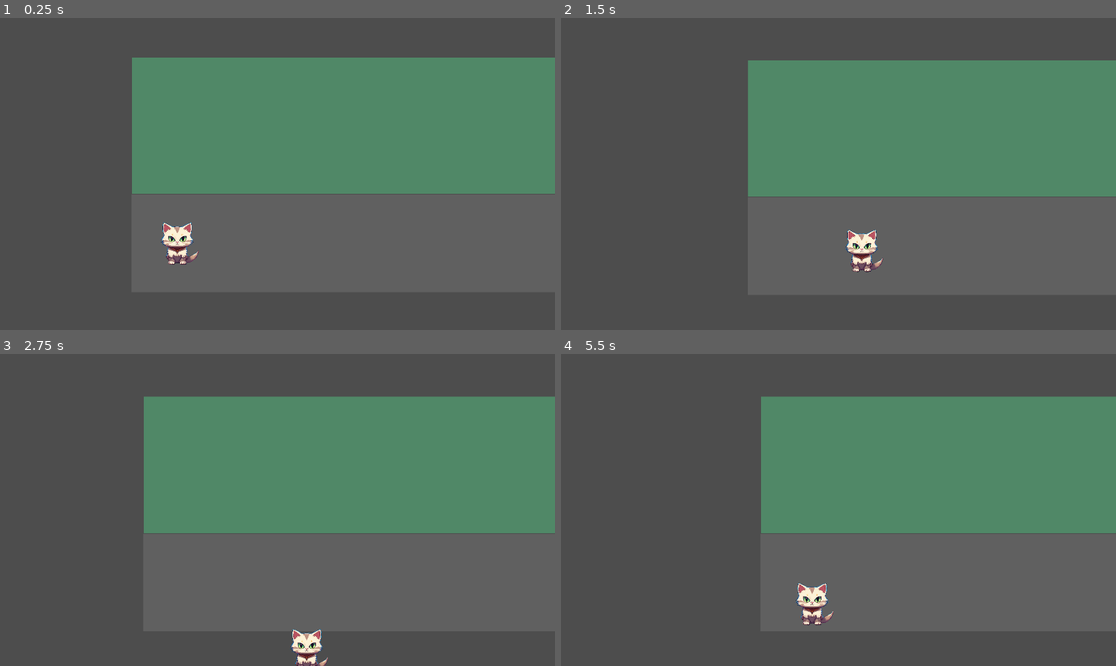
Above: before the commit, frames 1-4 (two rows, left to right).
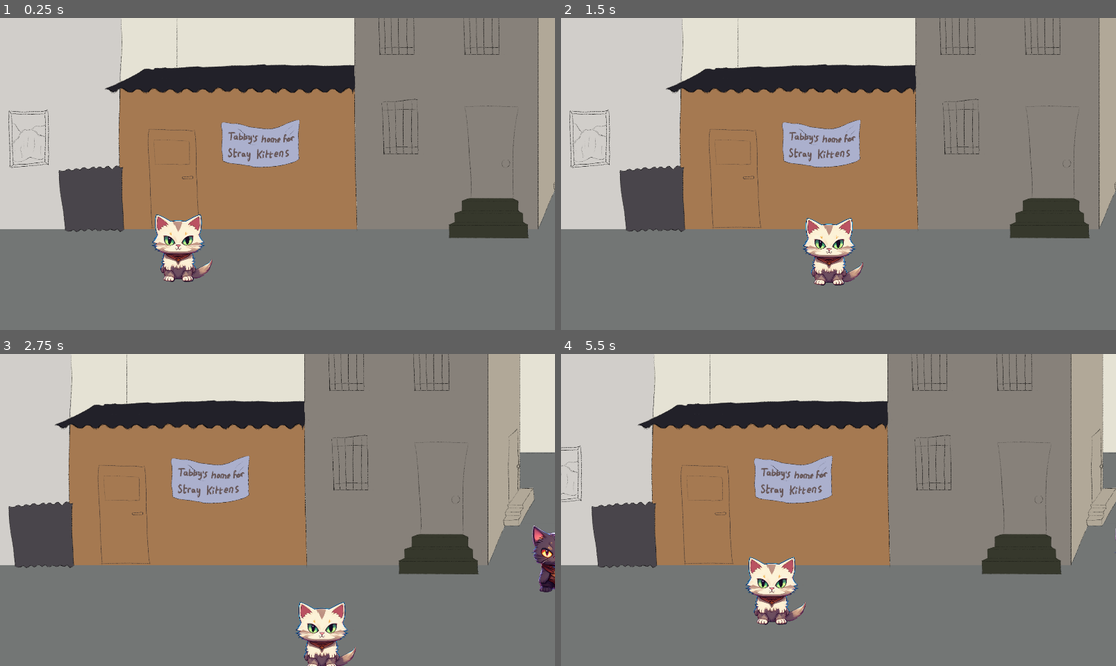
Above: after the commit, the same moments.

Repository: NILBOGtheSavior/meowgic_kingdom
Game: Godot game, scene res://scenes/dungeons/tutorial.tscn
Two runs of this game, one before a commit and one after it. Both use one fixed random seed, a clock stepped at 60 frames per second and the inputs below.
Inputs:
- Up to frame 1 (0.25 s): no input
- Up to frame 2 (1.5 s): hold D (move_right) 0.53-1.28 s; hold S (move_down) from 1.28 s (still down)
- Up to frame 3 (2.75 s): release S (move_down) at 2.03 s; hold D (move_right) from 2.03 s (still down)
- Up to frame 4 (5.5 s): release D (move_right) at 2.78 s; hold W (move_up) 2.78-3.53 s; hold A (move_left) 3.53-5.03 s; hold S (move_down) from 5.03 s (still down)

The runs differ from the first frame. In frame 1, 84% of the frame differs, in the area x 0-100%, y 0-100%; in frame 2, 86%; in frame 3, 82%; in frame 4, 85%.

Commit message:
Slums environment initialized

Diff:
--- a/scenes/camera.tscn
+++ b/scenes/camera.tscn
@@ -6,5 +6,18 @@
 script = ExtResource("1_cvpoc")
 
 [node name="Camera2D" type="Camera2D" parent="."]
-zoom = Vector2(1.25, 1.25)
 limit_smoothed = true
+
+[node name="Player" type="Marker2D" parent="Camera2D"]
+position = Vector2(-613, 295)
+
+[node name="EnemyMarkers" type="Node2D" parent="Camera2D"]
+
+[node name="Enemy1" type="Marker2D" parent="Camera2D/EnemyMarkers"]
+position = Vector2(548, 336)
+
+[node name="Enemy2" type="Marker2D" parent="Camera2D/EnemyMarkers"]
+position = Vector2(728, 415)
+
+[node name="Enemy3" type="Marker2D" parent="Camera2D/EnemyMarkers"]
+position = Vector2(398, 277)
--- a/scenes/characters/assasin_cat.tscn
+++ b/scenes/characters/assasin_cat.tscn
@@ -1,5 +1,6 @@
-[gd_scene load_steps=3 format=3 uid="uid://hpe65axji7dt"]
+[gd_scene load_steps=5 format=3 uid="uid://hpe65axji7dt"]
 
+[ext_resource type="Script" uid="uid://cpmgb2rkac0ht" path="res://scripts/characters/assassin.gd" id="1_52jmv"]
 [ext_resource type="Texture2D" uid="uid://dma8soeyqrxje" path="res://assets/enemy_cat_template.png" id="1_wy6pf"]
 
 [sub_resource type="SpriteFrames" id="SpriteFrames_5402j"]
@@ -13,8 +14,18 @@
 "speed": 5.0
 }]
 
-[node name="AssasinCat" type="Node2D"]
+[sub_resource type="CapsuleShape2D" id="CapsuleShape2D_wy6pf"]
+radius = 94.0
+height = 240.0
+
+[node name="AssasinCat" type="CharacterBody2D"]
+script = ExtResource("1_52jmv")
 
 [node name="AnimatedSprite2D" type="AnimatedSprite2D" parent="."]
-scale = Vector2(0.25, 0.25)
+scale = Vector2(0.5, 0.5)
 sprite_frames = SubResource("SpriteFrames_5402j")
+
+[node name="CollisionShape2D" type="CollisionShape2D" parent="."]
+position = Vector2(-6, 47)
+scale = Vector2(0.5, 0.5)
+shape = SubResource("CapsuleShape2D_wy6pf")
--- a/scenes/characters/hero_cat.tscn
+++ b/scenes/characters/hero_cat.tscn
@@ -1,6 +1,6 @@
 [gd_scene load_steps=5 format=3 uid="uid://cckm72f74danp"]
 
-[ext_resource type="Script" uid="uid://cnahdk7jftg1p" path="res://scripts/character_movement.gd" id="1_46lf5"]
+[ext_resource type="Script" uid="uid://cnahdk7jftg1p" path="res://scripts/player_movement.gd" id="1_46lf5"]
 [ext_resource type="Texture2D" uid="uid://xskjwusnoky3" path="res://assets/hero_cat_template.png" id="1_bl6x5"]
 
 [sub_resource type="SpriteFrames" id="SpriteFrames_gk08j"]
@@ -15,16 +15,18 @@
 }]
 
 [sub_resource type="CapsuleShape2D" id="CapsuleShape2D_46lf5"]
-radius = 37.0
-height = 102.0
+radius = 53.0
+height = 132.0
 
 [node name="HeroCat" type="CharacterBody2D"]
 script = ExtResource("1_46lf5")
+max_speed = 500.0
 
 [node name="AnimatedSprite2D" type="AnimatedSprite2D" parent="."]
 position = Vector2(2, -4)
-scale = Vector2(0.25, 0.25)
+scale = Vector2(0.5, 0.5)
 sprite_frames = SubResource("SpriteFrames_gk08j")
 
 [node name="CollisionShape2D" type="CollisionShape2D" parent="."]
+position = Vector2(-2, 39)
 shape = SubResource("CapsuleShape2D_46lf5")
--- a/scenes/dungeons/tutorial.tscn
+++ b/scenes/dungeons/tutorial.tscn
@@ -2,51 +2,57 @@
 
 [ext_resource type="Script" uid="uid://b8a0vjd21u5x0" path="res://scripts/tutorial.gd" id="1_3nl3d"]
 [ext_resource type="PackedScene" uid="uid://cckm72f74danp" path="res://scenes/characters/hero_cat.tscn" id="1_qr36t"]
-[ext_resource type="PackedScene" uid="uid://bww7kvub3xrl2" path="res://scenes/dungeons/base_room.tscn" id="2_hni1e"]
 [ext_resource type="PackedScene" uid="uid://dl88qqi5kl3yi" path="res://scenes/camera.tscn" id="2_sfly1"]
-
-[sub_resource type="TileSetScenesCollectionSource" id="TileSetScenesCollectionSource_hni1e"]
-scenes/1/scene = ExtResource("2_hni1e")
-
-[sub_resource type="TileSet" id="TileSet_of2fq"]
-sources/0 = SubResource("TileSetScenesCollectionSource_hni1e")
+[ext_resource type="Texture2D" uid="uid://bfikxsek46osj" path="res://assets/backgrounds/slums.png" id="4_hni1e"]
 
 [sub_resource type="RectangleShape2D" id="RectangleShape2D_hni1e"]
-size = Vector2(3293, 371)
+size = Vector2(1863, 734)
+
+[sub_resource type="RectangleShape2D" id="RectangleShape2D_of2fq"]
+size = Vector2(1526, 748.5)
+
+[sub_resource type="RectangleShape2D" id="RectangleShape2D_xn2j3"]
+size = Vector2(3838, 205)
 
 [node name="tutorial_dungeon" type="Node2D"]
 script = ExtResource("1_3nl3d")
 
-[node name="TileMapLayer" type="TileMapLayer" parent="."]
-tile_map_data = PackedByteArray(0, 0, 35, 0, 19, 0, 0, 0, 0, 0, 0, 0, 1, 0, 102, 0, 19, 0, 0, 0, 0, 0, 0, 0, 1, 0, 169, 0, 19, 0, 0, 0, 0, 0, 0, 0, 1, 0)
-tile_set = SubResource("TileSet_of2fq")
+[node name="Walls" type="StaticBody2D" parent="."]
+visible = false
 
-[node name="Area2D" type="Area2D" parent="TileMapLayer"]
+[node name="CollisionShape2D" type="CollisionShape2D" parent="Walls"]
+position = Vector2(930.5, 368)
+shape = SubResource("RectangleShape2D_hni1e")
 
-[node name="CollisionShape2D" type="CollisionShape2D" parent="TileMapLayer/Area2D"]
-position = Vector2(1642.5, 177.5)
-shape = SubResource("RectangleShape2D_hni1e")
+[node name="CollisionShape2D2" type="CollisionShape2D" parent="Walls"]
+position = Vector2(3071, 355.25)
+shape = SubResource("RectangleShape2D_of2fq")
+
+[node name="CollisionShape2D3" type="CollisionShape2D" parent="Walls"]
+position = Vector2(1919, 1184.5)
+shape = SubResource("RectangleShape2D_xn2j3")
+
+[node name="TextureRect" type="TextureRect" parent="."]
+offset_right = 3840.0
+offset_bottom = 1080.0
+texture = ExtResource("4_hni1e")
 
 [node name="Entities" type="Node2D" parent="."]
 position = Vector2(120, 504)
-metadata/_edit_group_ = true
-
-[node name="HeroCat" parent="Entities" instance=ExtResource("1_qr36t")]
 
 [node name="EnemySpawnPoints" type="Node2D" parent="Entities"]
 
-[node name="Marker2D" type="Marker2D" parent="Entities/EnemySpawnPoints"]
+[node name="Marker2D2" type="Marker2D" parent="Entities/EnemySpawnPoints"]
+position = Vector2(1981, 202)
+
+[node name="Marker2D3" type="Marker2D" parent="Entities/EnemySpawnPoints"]
+position = Vector2(3425, 314)
+
+[node name="HeroCat" parent="Entities" instance=ExtResource("1_qr36t")]
+position = Vector2(-298, -661)
+
+[node name="HeroSpawn" type="Marker2D" parent="Entities"]
+position = Vector2(499, 294)
 
 [node name="Camera" parent="." instance=ExtResource("2_sfly1")]
 position = Vector2(581, 314)
-
-[node name="Marker2D" type="Marker2D" parent="."]
-position = Vector2(225, 477)
-
-[node name="EnemySpawnPoints" type="Node2D" parent="."]
-
-[node name="Marker2D2" type="Marker2D" parent="EnemySpawnPoints"]
-position = Vector2(1696, 487)
-
-[node name="Marker2D3" type="Marker2D" parent="EnemySpawnPoints"]
-position = Vector2(2966, 501)
--- a/scripts/camera_movement.gd
+++ b/scripts/camera_movement.gd
@@ -5,9 +5,12 @@
 
 @export var camera_smoothing = 2
 
+func _ready():
+	global_position = Vector2(960.0, 540.0)
+
 func _physics_process(delta):
 	if follow_enabled and target:
-		var pos = Vector2(target.global_position.x, 300.0)
+		var pos = Vector2(target.global_position.x, 540.0).clamp(Vector2(960.0, 540.0), Vector2(3840.0, 540.0))
 		global_position = global_position.lerp(pos, camera_smoothing * delta)
 
 func set_target(t):
--- /dev/null
+++ b/scripts/characters/assassin.gd
@@ -0,0 +1,11 @@
+extends CharacterBody2D
+
+var player : Node2D
+
+signal combat_started(enemy_node)
+
+func _process(_delta):
+	var distance = global_position.distance_to(player.global_position)
+
+	if distance < 10:
+		emit_signal("combat_started", self)
--- a/scripts/tutorial.gd
+++ b/scripts/tutorial.gd
@@ -3,5 +3,16 @@
 @onready var player = $Entities/HeroCat
 @onready var camera = $Camera
 
+var enemy_scene = preload("res://scenes/characters/assasin_cat.tscn")
+
 func _ready():
+	player.position = $Entities/HeroSpawn.position
 	camera.set_target(player)  # Tell the camera who to follow
+
+	# Spawn enemies
+	for marker in $Entities/EnemySpawnPoints.get_children():
+
+		var enemy = enemy_scene.instantiate()
+		enemy.global_position = marker.global_position
+		enemy.player = player
+		add_child(enemy)
Binary file added: assets/backgrounds/slums.png
Not shown, changed: assets/backgrounds/slums.png.import
Not shown, removed: scripts/Map/sample_indoor.tmx
Not shown, removed: scripts/Map/sample_map.tmx
Binary file removed: scripts/Spritesheet/roguelikeSheet_magenta.png
Not shown, removed: scripts/Spritesheet/roguelikeSheet_magenta.png.import
Binary file removed: scripts/Spritesheet/roguelikeSheet_transparent.png
Not shown, removed: scripts/Spritesheet/spritesheetInfo.txt
Not shown, added: scripts/characters/assassin.gd.uid
Renamed: scripts/character_movement.gd -> scripts/player_movement.gd
Renamed: scripts/character_movement.gd.uid -> scripts/player_movement.gd.uid
Not shown, changed: .gitignore
